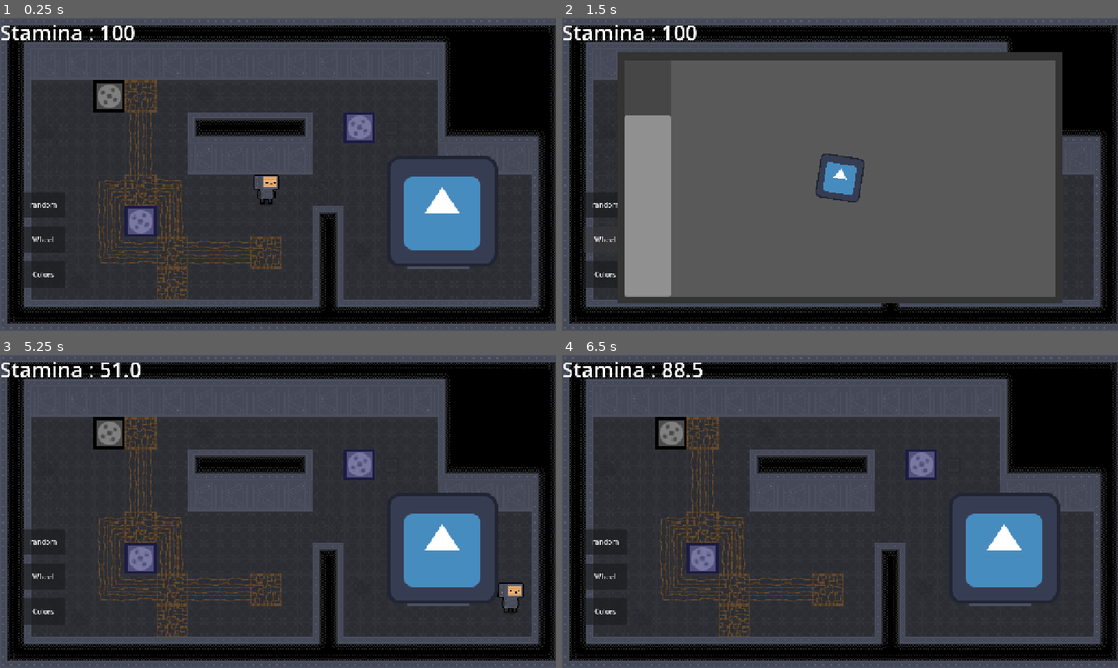
Above: before the commit, frames 1-4 (two rows, left to right).
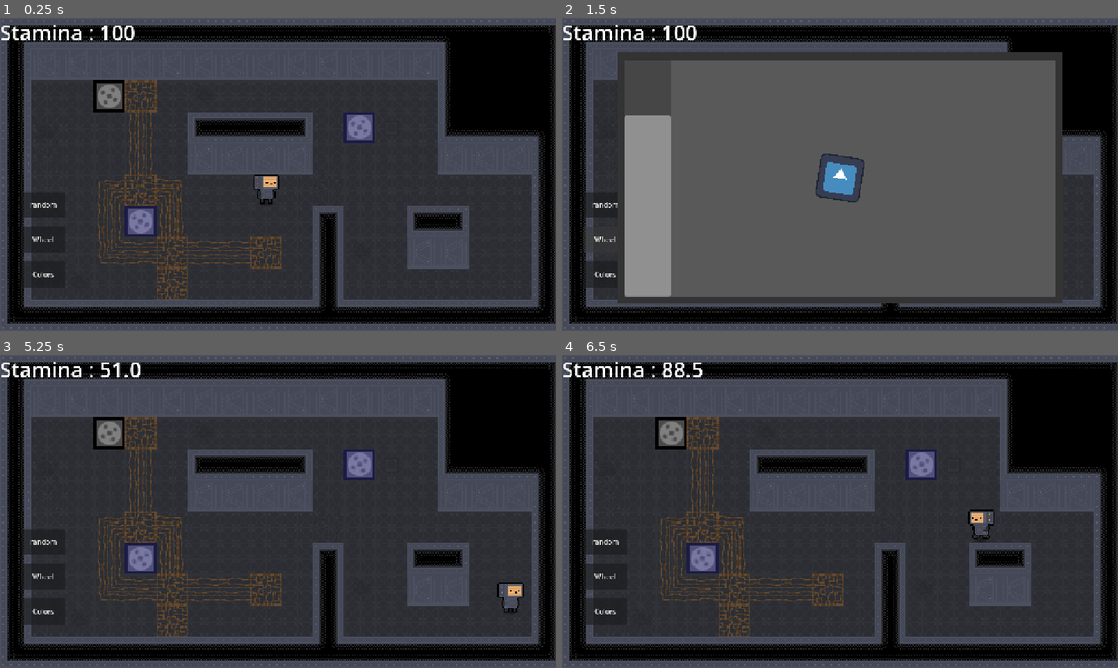
Above: after the commit, the same moments.

Repository: DuneRanger/MSI-GameJam
Game: Godot game, scene res://scenes/game/game.tscn
The game is run twice, just before and just after one commit, with the same random seed, the same clock (stepped at 60 frames per second) and the same inputs. The engine's default icon, where the game draws it, is replaced by a stand-in: a white triangle on a blue panel in a dark square.
Inputs (mouse positions are in pixels of both pictures, inside the frame that each line leads up to):
- Up to frame 1 (0.25 s): no input
- Up to frame 2 (1.5 s): click "random" at 0.5 s; click "Wheel" at 1.25 s
- Up to frame 3 (5.25 s): click "Colors" at 2 s; move the mouse to (400, 495) at 2.77 s; hold D (move_right) 2.78-3.53 s; tap E (interact) at 2.85, 5.1 s; move the mouse to (166, 527) at 3.52 s; hold S (move_down) 3.53-4.28 s; click (166, 527) at 3.6 s; move the mouse to (333, 442) at 4.27 s; hold D (move_right) 4.28-5.03 s; hold Shift (sprint) 4.28-5.03 s; move the mouse to (250, 574) at 5.02 s; hold W (move_up) from 5.03 s (still down)
- Up to frame 4 (6.5 s): move the mouse to (1006, 558) at 5.77 s; release W (move_up) at 5.78 s; hold A (move_left) from 5.78 s (still down); click (1006, 558) at 5.85 s

The runs differ from the first frame. In frame 1, 5.4% of the frame differs, in the area x 70-90%, y 44-80%; in frame 2, nothing differs; in frame 3, 5.4%; in frame 4, 5.4%.

Commit message:
clean up game scene

Diff:
--- a/scenes/game/game.gd
+++ b/scenes/game/game.gd
@@ -50,21 +50,18 @@
 	chosen_minigame.start_minigame()
 
 func _on_minigame_fail() -> void:
-	$Background.color = Color.CRIMSON
 	$MinigameLeaveTimer.start()
 	if activated_machine != null:
 		activated_machine.on_minigame_failed()
 		activated_machine = null
 
 func _on_minigame_success() -> void:
-	$Background.color = Color.WEB_GREEN
 	$MinigameLeaveTimer.start()
 	if activated_machine != null:
 		activated_machine.on_minigame_success()
 		activated_machine = null
 
 func _on_minigame_leave_timer_timeout() -> void:
-	$Background.color = Color.SKY_BLUE
 	$MinigameHUD.remove_child(chosen_minigame)
 	chosen_minigame.queue_free()
 	chosen_minigame = null
--- a/scenes/game/game.tscn
+++ b/scenes/game/game.tscn
@@ -1,7 +1,6 @@
 [gd_scene format=4 uid="uid://bgsom0lqbhodk"]
 
 [ext_resource type="Script" uid="uid://w0dugvbnw26x" path="res://scenes/game/game.gd" id="1_0sr1o"]
-[ext_resource type="Texture2D" uid="uid://bq2gvbgqjc7o2" path="res://assets/game/player/icon.svg" id="1_sul5r"]
 [ext_resource type="PackedScene" uid="uid://43qca7aj17a6" path="res://scenes/game/player/player.tscn" id="2_7h61r"]
 [ext_resource type="PackedScene" uid="uid://crwocavy5kif" path="res://scenes/game/machines/minigames/steam_wheel.tscn" id="2_kelw5"]
 [ext_resource type="PackedScene" uid="uid://j4s1r411n22" path="res://scenes/game/machines/minigames/color_find.tscn" id="3_lfrn8"]
@@ -13,26 +12,6 @@
 [node name="Game" type="Node" unique_id=1830910457]
 script = ExtResource("1_0sr1o")
 minigame_scenes = Array[PackedScene]([ExtResource("3_lfrn8"), ExtResource("2_kelw5")])
-
-[node name="Background" type="ColorRect" parent="." unique_id=199252895]
-visible = false
-offset_right = 1280.0
-offset_bottom = 720.0
-color = Color(0.5294118, 0.80784315, 0.92156863, 1)
-
-[node name="Label" type="Label" parent="." unique_id=491539224]
-visible = false
-offset_left = 174.0
-offset_top = 132.0
-offset_right = 955.0
-offset_bottom = 270.64398
-theme_override_font_sizes/font_size = 50
-text = "t he awesomest text to EVER live"
-
-[node name="godot icon" type="Sprite2D" parent="." unique_id=328246183]
-position = Vector2(1018, 445)
-scale = Vector2(2, 2)
-texture = ExtResource("1_sul5r")
 
 [node name="Tilemap" parent="." unique_id=1355390431 instance=ExtResource("5_bdhmt")]
 
@@ -70,16 +49,6 @@
 offset_bottom = 460.0
 text = "random"
 
-[node name="Control" type="Control" parent="." unique_id=588512325]
-layout_mode = 3
-anchor_left = 0.2
-anchor_top = 0.2
-anchor_right = 0.8
-anchor_bottom = 0.8
-grow_horizontal = 2
-grow_vertical = 2
-pivot_offset_ratio = Vector2(0.5, 0.5)
-
 [node name="MinigameLeaveTimer" type="Timer" parent="." unique_id=1064770068]
 wait_time = 0.5
 one_shot = true
@@ -108,14 +77,6 @@
 transform = Transform2D(0.8, 0, 0, 0.8, 128, 80)
 follow_viewport_enabled = true
 
-[node name="ColorRect" type="ColorRect" parent="MinigameHUD" unique_id=1086004116]
-visible = false
-anchors_preset = 15
-anchor_right = 1.0
-anchor_bottom = 1.0
-grow_horizontal = 2
-grow_vertical = 2
-
 [connection signal="button_down" from="RandomGameButton" to="." method="_on_random_game_button"]
 [connection signal="timeout" from="MinigameLeaveTimer" to="." method="_on_minigame_leave_timer_timeout"]
 [connection signal="button_down" from="WheelButton" to="." method="_on_wheel_button_button_down"]
